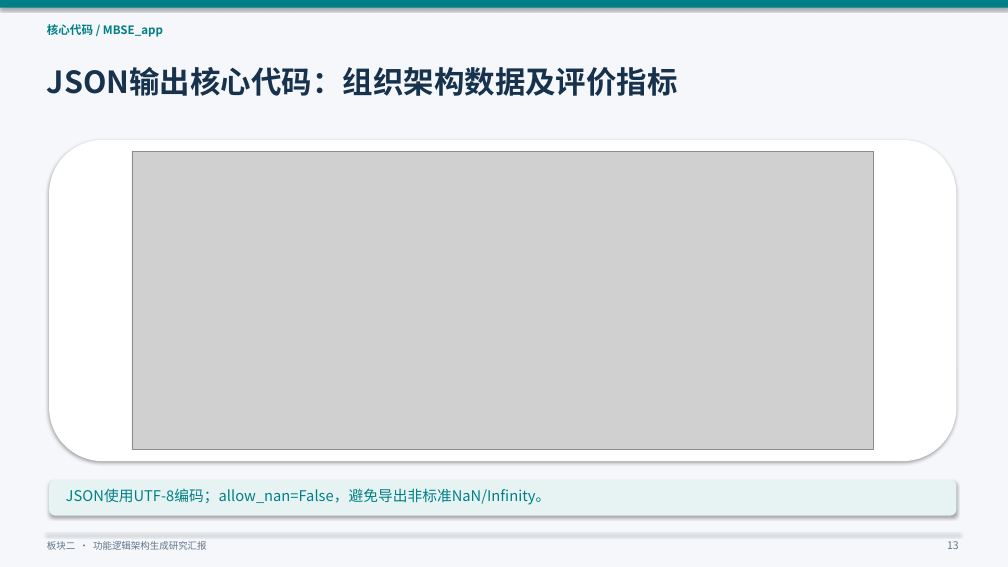
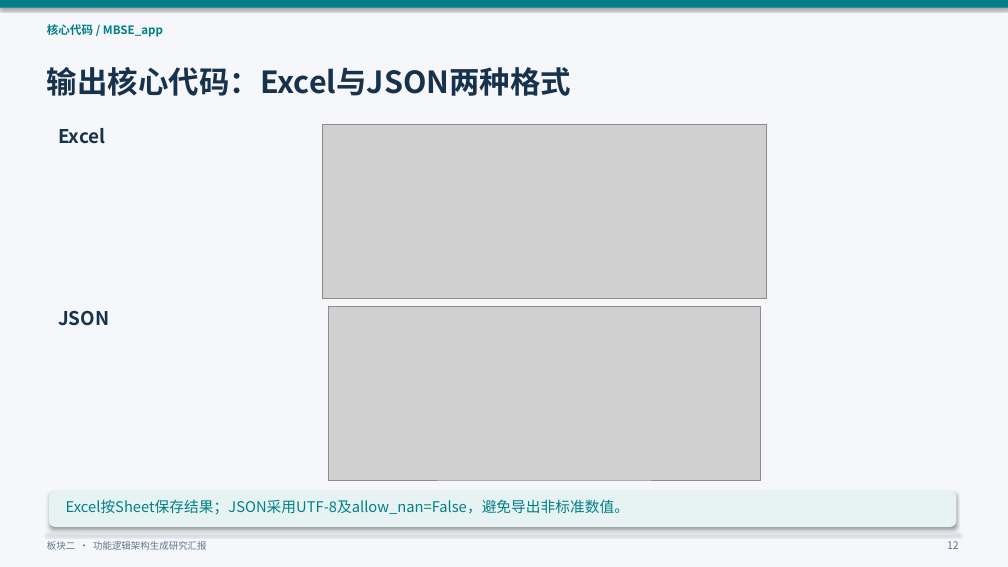
Before and after one commit to yueyunsun77-debug/yueyunsun77-debug, a slide deck: slide 12 of 板块二进度说明/板块二_研究进展与接口设计汇报_统一口径版.pptx (slide 13 before the commit). Drawn at 1008x567 pixels with LibreOffice and Linux fonts; fonts in the diff are those of the drawing; grey boxes stand for pictures. Boxes give left, top, right and bottom in pixels: in the first picture for what was removed or moved away, otherwise in the second. Text is boxed around its words. In the diff, an @@ line names an element or a change of style, - is before the commit and + after.

Commit message:
docs: 将Excel和JSON核心代码合并到同一页

```diff
--- a/板块二进度说明/板块二_研究进展与接口设计汇报_统一口径版.pptx
+++ b/板块二进度说明/板块二_研究进展与接口设计汇报_统一口径版.pptx
@@ text at (x1=47, y1=67, x2=572, y2=96): text changed @@
-JSON输出核心代码：组织架构数据及评价指标
+输出核心代码：Excel与JSON两种格式
@@ rounded rectangle removed at (x1=49, y1=140, x2=957, y2=461) @@
@@ text added at (x1=58, y1=128, x2=105, y2=144), 18 pt, text #17324D, bold @@
+Excel
@@ picture added at (x1=323, y1=125, x2=767, y2=299) @@
@@ text added at (x1=58, y1=310, x2=109, y2=326), 18 pt, text #17324D, bold @@
+JSON
@@ picture resized from (x1=132, y1=151, x2=874, y2=450) to (x1=328, y1=306, x2=760, y2=480) @@
@@ rounded rectangle moved from (x1=49, y1=480, x2=957, y2=516) to (x1=49, y1=492, x2=957, y2=527) @@
@@ text at (x1=66, y1=499, x2=629, y2=514): text changed @@
-JSON使用UTF-8编码；allow_nan=False，避免导出非标准NaN/Infinity。
+Excel按Sheet保存结果；JSON采用UTF-8及allow_nan=False，避免导出非标准数值。
```
Also in this commit, not shown: 6 other slides changed, 1 slide removed, 1 other file.
